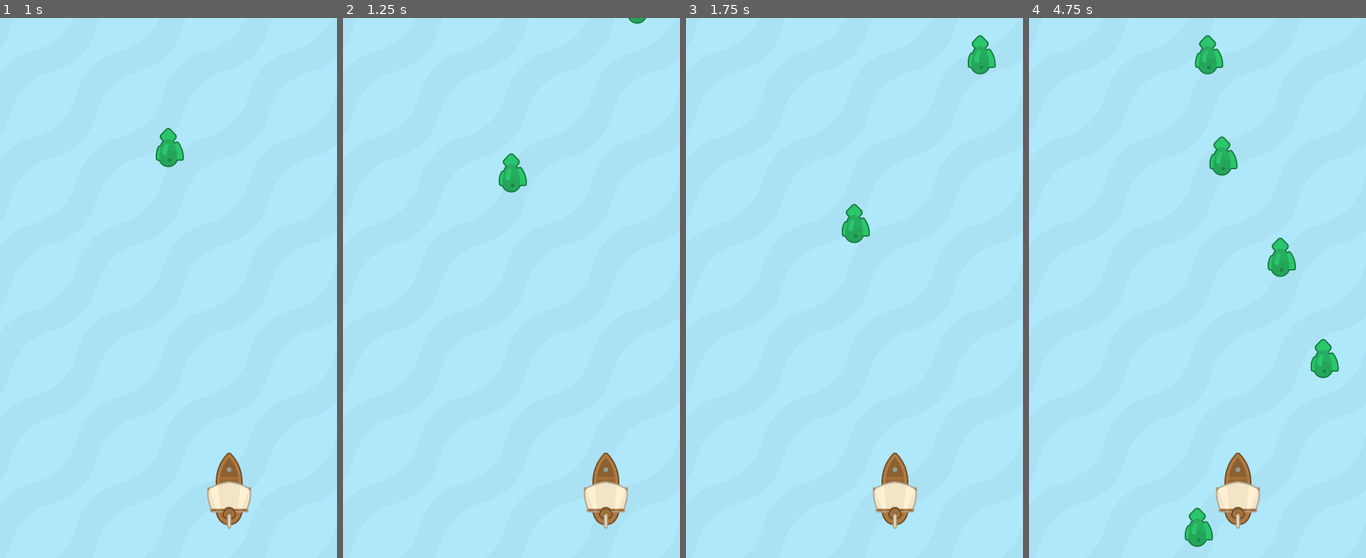
Above: before the commit, frames 1-4 (left to right).
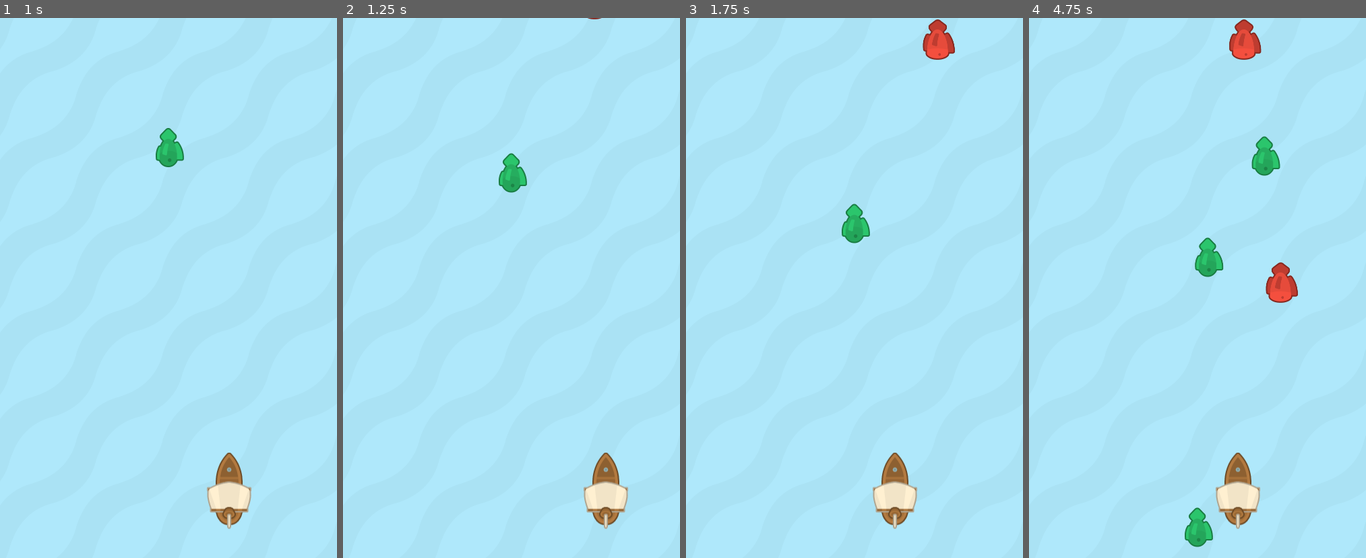
Above: after the commit, the same moments.

Repository: mwa/seaworthy
Game: Godot game, scene res://scenes/Sea.tscn
The game is run twice, just before and just after one commit, with the same random seed, the same clock (stepped at 60 frames per second) and the same inputs.
Inputs:
- Up to frame 1 (1 s): hold Right (ui_right) from 0.53 s (still down)
- Up to frame 2 (1.25 s): keep holding Right (ui_right)
- Up to frame 3 (1.75 s): release Right (ui_right) at 1.28 s; hold Left (ui_left) from 1.28 s (still down)
- Up to frame 4 (4.75 s): release Left (ui_left) at 2.03 s; hold Right (ui_right) 2.03-3.53 s; hold Left (ui_left) from 3.53 s (still down)

Frame 1 is identical in both runs. In frame 2, less than 0.1% of the frame differs, in the area x 72-90%, y 0-2%; in frame 3, 0.9%; in frame 4, 3.4%, in the area x 49-92%, y 0-67%.

Commit message:
add basic bad fish

Diff:
--- /dev/null
+++ b/scenes/BadFish.tscn
@@ -0,0 +1,21 @@
+[gd_scene load_steps=4 format=2]
+
+[ext_resource path="res://assets/img/fish_red.png" type="Texture" id=1]
+[ext_resource path="res://scripts/BadFish.gd" type="Script" id=2]
+
+[sub_resource type="CapsuleShape2D" id=1]
+radius = 16.0
+height = 14.0
+
+[node name="BadFish" type="Area2D"]
+script = ExtResource( 2 )
+
+[node name="Sprite" type="Sprite" parent="."]
+position = Vector2( 2, -8 )
+rotation = 1.5708
+scale = Vector2( 0.5, 0.5 )
+texture = ExtResource( 1 )
+
+[node name="CollisionShape2D" type="CollisionShape2D" parent="."]
+shape = SubResource( 1 )
+[connection signal="body_entered" from="." to="." method="_on_BadFish_body_entered"]
--- /dev/null
+++ b/scripts/BadFish.gd
@@ -0,0 +1,30 @@
+extends Area2D
+
+
+var speed = 120  # speed in pixels/s
+var velocity = Vector2(0, speed)
+
+
+# Called every frame. 'delta' is the elapsed time since the previous frame.
+func _process(delta):
+	# remove after bottom has been reached
+	if position.y > 850:
+		remove()
+
+
+# Called every frame. 'delta' is the elapsed time since the previous frame.
+func _physics_process(delta):
+	# update position
+	position += velocity * delta
+
+
+func remove():
+	queue_free()
+
+
+# collision handler
+func _on_BadFish_body_entered(body):
+	if body.has_method('on_bad_fish_caught'):
+		# handle collision
+		body.on_bad_fish_caught()
+		remove()
--- a/scripts/PlayerShip.gd
+++ b/scripts/PlayerShip.gd
@@ -30,3 +30,6 @@
 # handle collision with fish
 func on_fish_touched():
 	pass
+
+func on_bad_fish_caught():
+	pass
--- a/scripts/Sea.gd
+++ b/scripts/Sea.gd
@@ -2,6 +2,7 @@
 
 
 var Fish = load("res://scenes/Fish.tscn")
+var BadFish = load("res://scenes/BadFish.tscn")
 
 
 # Called when the node enters the scene tree for the first time.
@@ -13,8 +14,14 @@
 
 # spawn a fish at a random position at the top
 func spawn_fish():
-	# create Fish instance
-	var fish = Fish.instance()
+	var fish
+	if randf() < 0.8:
+		# create Fish instance
+		fish = Fish.instance()
+	else:
+		# create BadFish instance
+		fish = BadFish.instance()
+
 	# set random fish position
 	fish.position = Vector2(rand_range(50, 450), -50)
 	# add fish to Fishes container node
Binary file added: assets/img/fish_red.png
Not shown, added: assets/img/fish_red.png.import
